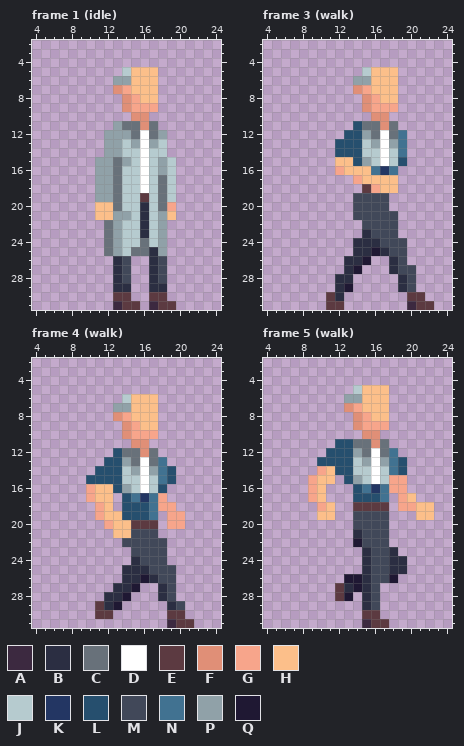
Edited in one commit: pixel-art file (Assets/Guards/Civ_Scientist.ase). This is how it looked before the edit.
32x32 pixels, 21 frames. Shown: frame 1 (idle): x 4..24, y 2..31; frame 3 (walk): x 4..24, y 2..31; frame 4 (walk): x 4..24, y 2..31; frame 5 (walk): x 4..24, y 2..31. The commit also changed other frames, which this record leaves out.
Visible layers, top first: "Head", "Body", "Legs".
Palette (. is transparent): A #3c2940  B #2b2e42  C #68717a  D #ffffff  E #5c3a41  F #e08f77  G #f7a58b  H #fcbf8a  J #b6cbcf  K #233663  L #264f6e  M #414859  N #417291  P #90a1a8  Q #1f1833
Pixels before, frame 1 (idle), first column x 11:
 5 ...JHHH..
 6 ..PPHHH..
 7 ..FGHHH..
 8 ...FGHH..
 9 ...FGGG..
10 ....FF...
11 ..PCCFC..
12 .PPPCDCP.
13 .PPJPDPJ.
14 .PPJJDJJ.
15 PPCPJDJPJ
16 PPCJJDJPJ
17 PPCJJDJCJ
18 PPCJJDJCJ
19 PPCJJEJCJ
20 HHCJJBJCG
21 HHPPJBJPH
22 .CPJJBJP.
23 .CPJJBJP.
24 .CPJJCJP.
25 .CPJCCBP.
26 ..BM..BM.
27 ..BM..BM.
28 ..BM..BM.
29 ..BB..BB.
30 ..EE..EE.
31 ..AEE.AEE
Pixels before, frame 3 (walk), first column x 11:
 5 ....JHHH....
 6 ...PPHHH....
 7 ...FGHHH....
 8 ....FGHH....
 9 ....FGGG....
10 .....FF.....
11 ...LCCFC....
12 ..LLPCDCN...
13 .LLLJPDPN...
14 .LLLJJDJN...
15 .HHLPJDJL...
16 .GHHHNKN....
17 ...GHHHH....
18 ....EGHH....
19 ...MMMM.....
20 ...MMMM.....
21 ...MMMMM....
22 ....MMMM....
23 ....BMMM....
24 ...BBBMMM...
25 ...BBQBMM...
26 ..BBQ..BM...
27 ..BQ...BMM..
28 .BB.....BM..
29 .BQ.....BM..
30 EB.......EE.
31 EE.......AEE
Pixels before, frame 4 (walk), first column x 10:
 6 ....JHHH....
 7 ...PPHHH....
 8 ...FGHHH....
 9 ....FGHH....
10 ....FGGG....
11 .....FF.....
12 ...LCCFC....
13 ..LLPCDCN...
14 .LLLJPDPNL..
15 LLLLJJDJNL..
16 GHHLPJDJL...
17 GHH.LNKNG...
18 .GH.LLLNGG..
19 .GHHLLLN.GG.
20 ..GHHEEE.GG.
21 ...HHMMM....
22 ....MMMMM...
23 .....MMMM...
24 .....BMMM...
25 ....BBBMMM..
26 ....BBQBMM..
27 ...BBQ..BM..
28 ..BBQ...BM..
29 .EBQ.....BM.
30 .EE......EE.
31 .........AEE
Pixels before, frame 5 (walk), first column x 9:
 5 .....JHHH.....
 6 ....PPHHH.....
 7 ....FGHHH.....
 8 .....FGHH.....
 9 .....FGGG.....
10 ......FF......
11 ...LLCCFC.....
12 ..LLLPCDCN....
13 .LLLLJPDPNL...
14 .GHLLJJDJNL...
15 GHH.LPJDJGG...
16 GH...LNKNGG...
17 GH...LLLN.GH..
18 .GH..EEEE.GGHH
19 .HH..MMMM...HH
20 .....MMMM.....
21 .....BMMM.....
22 .....QMMM.....
23 ......BMMB....
24 ......BMMBB...
25 ......BMMBB...
26 ....QQBMMQ....
27 ...EBQBM......
28 ...EQ.BM......
29 ......BM......
30 ......EE......
31 ......AEE.....
After:
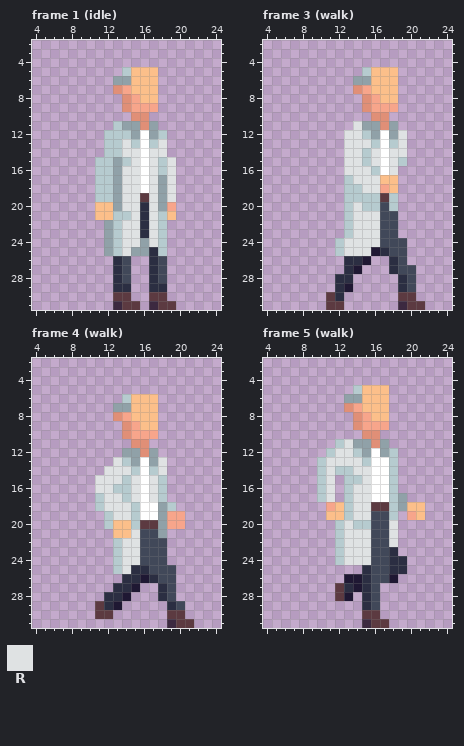
Colours new in this view: R #dfe2e3
The edit:
Frame 1 (idle), layer "Body":
y 11: x 13..15 PCC -> JPP; x 17 C -> P
y 12: x 12..15 PPPC -> JJJP; x 17..18 CP -> PJ
y 13: x 12..15 PPJP -> JJRJ; x 17..18 PJ -> JR
y 14: x 12..15 PPJJ -> JJRR; x 17..18 JJ -> RR
y 15: x 11..15 PPCPJ -> JJPJR; x 17..19 JPJ -> RJR
y 16: x 11..15 PPCJJ -> JJPRR; x 17..19 JPJ -> RJR
y 17..19: x 11..15 PPCJJ -> JJPRR; x 17..19 JCJ -> RPR
y 20: x 13..15 CJJ -> PRR; x 17..18 JC -> RP
y 21: x 13..15 PPJ -> JJR; x 17..18 JP -> RJ
y 22..23: x 12..15 CPJJ -> PJRR; x 17..18 JP -> RJ
y 24: x 12..18 CPJJCJP -> PJRRPRJ
y 25: x 12..16 CPJCC -> PJRPP; x 18 P -> J
Frame 3 (walk), layers "Body", "Legs":
y 11: x 14..16 LCC -> RPP; x 18 C -> P
y 12: x 13..16 LLPC -> RRJP; x 18..19 CN -> PR
y 13: x 12..16 LLLJP -> .RRRJ; x 18..19 PN -> JR
y 14: x 12..14 LLL -> .RR; x 16 J -> R; x 18..19 JN -> RR
y 15: x 12..16 HHLPJ -> .RRJR; x 18..19 JL -> RJ
y 16: x 12..18 GHHHNKN -> .RRRJDR
y 17: x 13..16 .GHH -> JRRR
y 18: x 13..17 ..EGH -> JJRRG
y 19: x 13..18 .MMMM. -> JJJJEJ
y 20: x 13..16 .MMM -> JRJJ; x 18 . -> J
y 21: x 13..16 .MMM -> JRRR
y 22: x 13..16 ..MM -> JRRR
y 23: x 13..16 ..BM -> JRRR
y 24: x 12..16 ..BBB -> JRRRR
y 25: x 12..15 ..BB -> JRRR
y 30: x 19 . -> E; x 21 E -> .
y 31: x 19..20 .A -> AE; x 22 E -> .
Frame 4 (walk), layer "Body":
y 12: x 13..15 LCC -> .PP; x 17 C -> P
y 13: x 12..15 LLPC -> .RJP; x 17..18 CN -> PR
y 14: x 11..15 LLLJP -> .RRRJ; x 17..19 PNL -> JR.
y 15: x 10..13 LLLL -> .RRR; x 15 J -> R; x 17..19 JNL -> RJ.
y 16: x 10..15 GHHLPJ -> .RRJJR; x 17..18 JL -> RJ
y 17: x 10..18 GHH.LNKNG -> .JRRJRDRJ
y 18: x 11..19 GH.LLLNGG -> JRRRJDDPJ
y 19: x 11..18 GHHLLLN. -> .JRRJDDP
y 20: x 12 G -> J; x 15 E -> J; x 18 . -> P
y 21: x 15 M -> R; x 18 . -> P
y 22: x 13..15 .MM -> JRR
y 23: x 13..15 ..M -> JRR
y 24: x 13..15 ..B -> JRR
y 25: x 13..14 .B -> JR
Frame 5 (walk), layer "Body":
y 11: x 12..15 LLCC -> JRPP; x 17 C -> P
y 12: x 11..15 LLLPC -> JRRJP; x 17..18 CN -> PJ
y 13: x 10..15 LLLLJP -> JRRRRJ; x 17..19 PNL -> DJ.
y 14: x 10..15 GHLLJJ -> JRJJRR; x 17..19 JNL -> DJ.
y 15: x 9..11 GHH -> .JR; x 13..15 LPJ -> JJR; x 17..19 JGG -> DJ.
y 16: x 9..11 GH. -> .JR; x 13..19 .LNKNGG -> JRRDDJ.
y 17: x 9..11 GH. -> .JR; x 13..20 .LLLN.GH -> JRRDDJP.
y 18: x 10..15 GH..EE -> .GHJRR; x 18..20 .GG -> JPH; x 22 H -> .
y 19: x 10 H -> .; x 12..15 ..MM -> HJRR; x 18 . -> J; x 20 . -> G; x 22 H -> .
y 20: x 12..15 ..MM -> JRJJ; x 18 . -> R
y 21: x 12..15 ..BM -> JRRR; x 18 . -> R
y 22: x 12..15 ..QM -> JRRR; x 18 . -> R
y 23..24: x 12..15 ...B -> JRRR
Where, in picture pixels (left, top, right, bottom), the same in both pictures:
changed: (95, 121, 176, 256)
changed: (335, 121, 407, 256)
changed: (398, 292, 434, 310)
changed: (86, 448, 176, 574)
changed: (308, 439, 434, 565)
